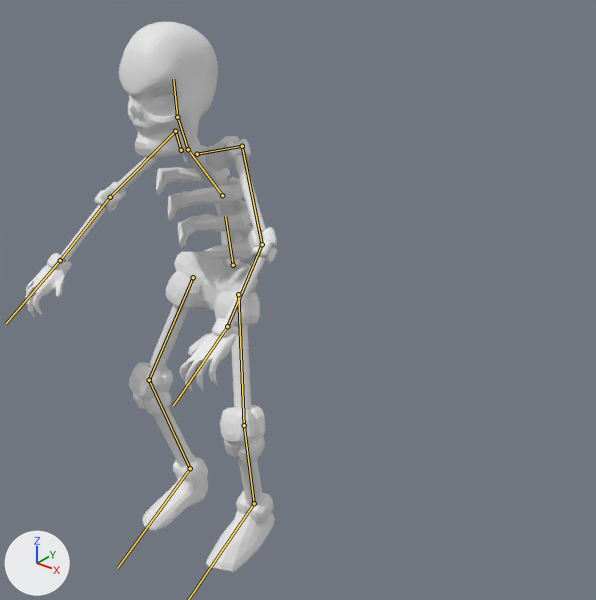
Two versions of the FBX model Assets/Animations/Skelly/skelly.fbx, one commit apart.
Rendered twice from a 50 mm lens placed at (1.46, -1.46, 1.68), pointed at (-0.02, 0.39, 0.54). Every picture has the same lights, and +X, +Y and +Z are marked at lower left. The bones that bend it are drawn over the model as lines.
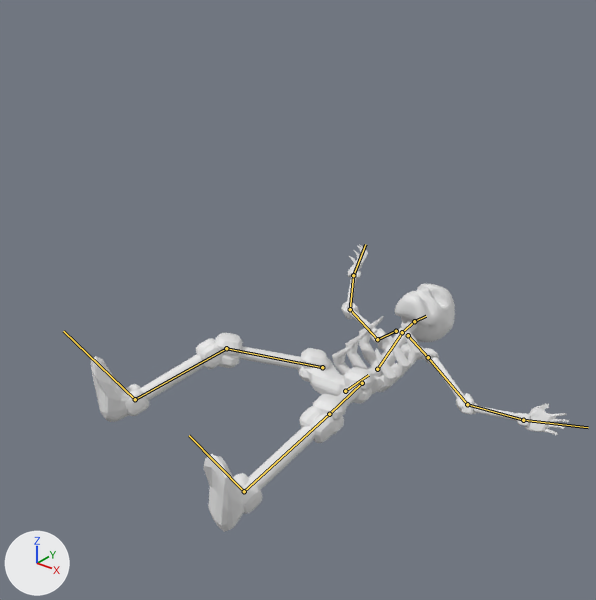
The newer file adds an action. The first version stands in its rest pose; the second is drawn at frame 28 of the action 'Armature|ArmatureAction.002'.

Where the change shows, as pixel boxes [x1, y1, x2, y2] in the pictures (596 x 600 px):
'Cube', posed (89% wider, 48% shorter)
    before: [25, 22, 277, 573]
    after: [91, 245, 569, 532]
bone 'spine1', root to tip
    before: (233, 265) to (225, 216)
    after: (345, 391) to (368, 375)
bone 'spine2', root to tip
    before: (222, 195) to (188, 150)
    after: (377, 369) to (402, 333)
bone 'bicep.L', root to tip
    before: (242, 146) to (262, 244)
    after: (428, 357) to (467, 404)
bone 'bicep.R', root to tip
    before: (175, 131) to (110, 197)
    after: (377, 339) to (350, 309)
bone 'thigh.L', root to tip
    before: (238, 294) to (244, 425)
    after: (362, 383) to (329, 414)
bone 'thigh.R', root to tip
    before: (193, 277) to (149, 380)
    after: (322, 367) to (226, 348)

The change, as a diff of the scene's bpy script:
```diff
--- a/Assets/Animations/Skelly/skelly.fbx.py
+++ b/Assets/Animations/Skelly/skelly.fbx.py
@@ bone_spine1 @@
 bone_spine1 = bpy.data.objects['Armature'].pose.bones['spine1']
-bone_spine1.location = (0.0, 0.0, 0.0)
-bone_spine1.rotation_quaternion = (1.0, 0.0, 0.0, 0.0)  # degrees (0, 0, 0)
+bone_spine1.location = (-0.008, -0.758, -0.464)
+bone_spine1.rotation_quaternion = (0.648, -0.761, 0.009, -0.001)  # degrees (-99, 1, -1)
@@ bone_spine2 @@
 bone_spine2 = bpy.data.objects['Armature'].pose.bones['spine2']  # child of 'spine1'
-bone_spine2.rotation_quaternion = (1.0, 0.0, 0.0, 0.0)  # degrees (0, 0, 0)
+bone_spine2.rotation_quaternion = (1.0, -0.011, 0.0, 0.0)  # degrees (-1, 0, 0)
@@ bone_bicep_l @@
 bone_bicep_l = bpy.data.objects['Armature'].pose.bones['bicep.L']  # child of 'shoulder.L'
-bone_bicep_l.rotation_quaternion = (1.0, 0.0, 0.0, 0.0)  # degrees (0, 0, 0)
+bone_bicep_l.rotation_quaternion = (0.715, -0.136, -0.551, 0.408)  # degrees (-61, -43, 85)
@@ bone_bicep_r @@
 bone_bicep_r = bpy.data.objects['Armature'].pose.bones['bicep.R']  # child of 'shoulder.R'
-bone_bicep_r.rotation_quaternion = (1.0, 0.0, 0.0, 0.0)  # degrees (0, 0, 0)
+bone_bicep_r.rotation_quaternion = (0.683, 0.315, 0.378, -0.54)  # degrees (2, 59, -75)
@@ bone_thigh_l @@
 bone_thigh_l = bpy.data.objects['Armature'].pose.bones['thigh.L']  # child of 'spine1'
-bone_thigh_l.rotation_quaternion = (1.0, 0.0, 0.0, 0.0)  # degrees (0, 0, 0)
+bone_thigh_l.rotation_quaternion = (0.994, 0.108, 0.032, 0.01)  # degrees (12, 4, 2)
@@ bone_thigh_r @@
 bone_thigh_r = bpy.data.objects['Armature'].pose.bones['thigh.R']  # child of 'spine1'
-bone_thigh_r.rotation_quaternion = (1.0, 0.0, 0.0, 0.0)  # degrees (0, 0, 0)
+bone_thigh_r.rotation_quaternion = (0.947, 0.111, -0.133, 0.272)  # degrees (8, -18, 31)
```
